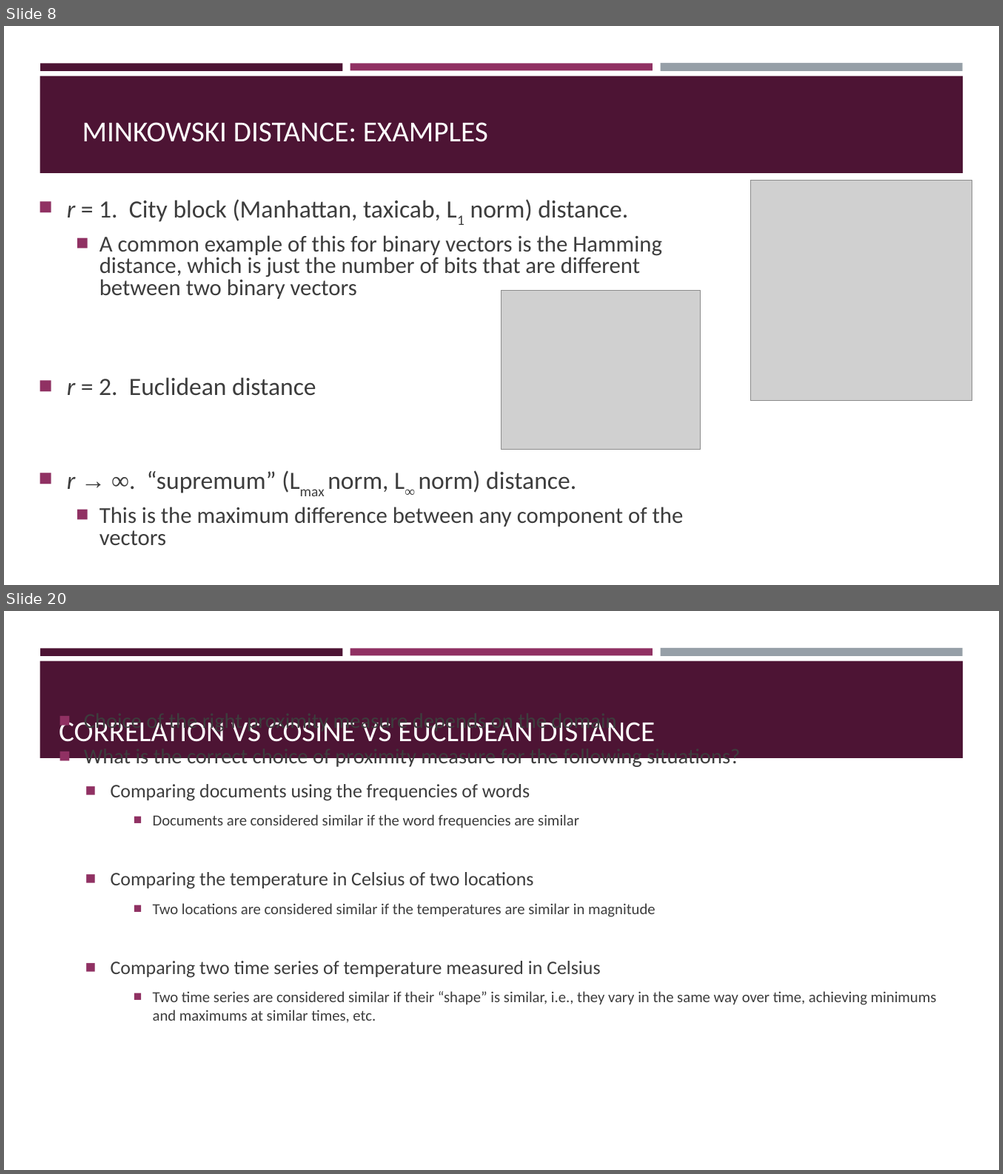
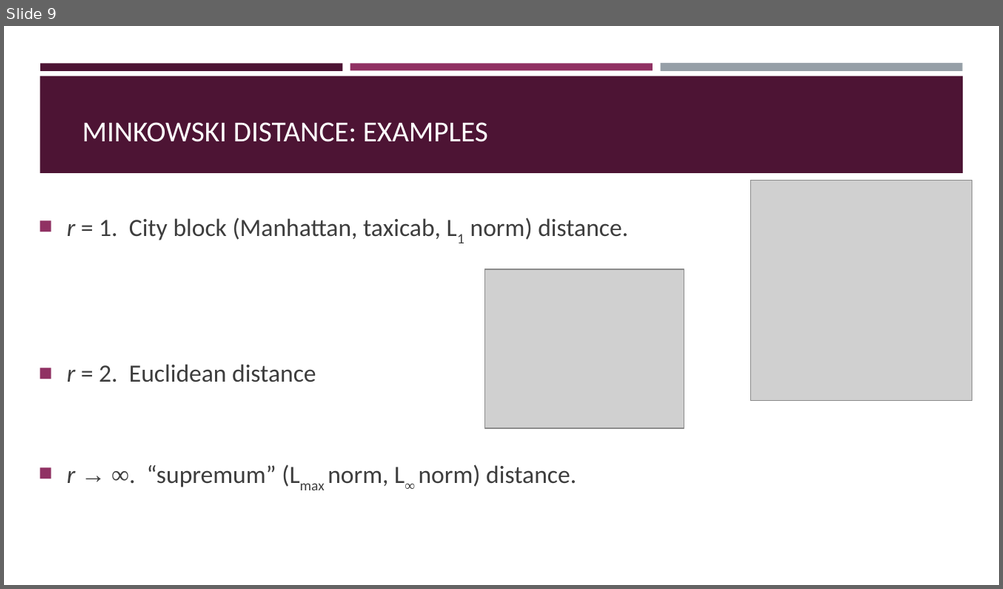
Before and after one commit to BeiyuLinCS/beiyulin.github.io, a slide deck: teach/fall_21/slides/ds_4.pptx. Shown one above the other, each under a label of ours: slides 8 and 20 before the commit, slide 9 after it; the slides between them are not shown. The pictures are 1003x1174 and 1003x589 pixels, drawn with LibreOffice and Linux fonts; fonts in the diff are those of the drawing; grey boxes stand for pictures. Boxes give left, top, right and bottom in pixels: in the first picture for what was removed or moved away, otherwise in the second. Text is boxed around its words. In the diff, an @@ line names an element or a change of style, - is before the commit and + after.

```diff
--- a/teach/fall_21/slides/ds_4.pptx
+++ b/teach/fall_21/slides/ds_4.pptx
@@ slide 20 removed at bbox=[4, 611, 999, 1170], background #FFFFFF; not listed: 4 template elements that a slide beside it also shows @@
@@ title removed at bbox=[59, 717, 654, 742] @@
-CORRELATION VS COSINE VS EUCLIDEAN DISTANCE
@@ text removed at bbox=[84, 714, 936, 1023] @@
-■ Choice of the right proximity measure depends on the domain
-■ What is the correct choice of proximity measure for the following situations?
-  ■ Comparing documents using the frequencies of words
-    ■ Documents are considered similar if the word frequencies are similar
-  ■ Comparing the temperature in Celsius of two locations
-    ■ Two locations are considered similar if the temperatures are similar in magnitude
-  ■ Comparing two time series of temperature measured in Celsius
-    ■ Two time series are considered similar if their “shape” is similar, i.e., they vary in the same way over time, achieving minimums and maximums at similar times, etc.
@@ what was slide 8 is now slide 9 @@
@@ slide 9 changed as well @@
@@ text "r = 1. City block ..." at bbox=[67, 218, 628, 488]: line spacing 0.8 to 0.9 @@
@@ text at bbox=[99, 235, 662, 299]: paragraph removed @@
-  ■ A common example of this for binary vectors is the Hamming distance, which is just the number of bits that are different between two binary vectors
@@ picture: place and size @@
-picture at bbox=[502, 291, 700, 450]
+picture at bbox=[484, 269, 683, 428]
@@ text at bbox=[99, 507, 683, 546]: paragraph removed @@
-  ■ This is the maximum difference between any component of the vectors
```
Also in this commit, not shown: 11 other slides changed, 1 slide added, 17 other slides removed, 10 other files.
